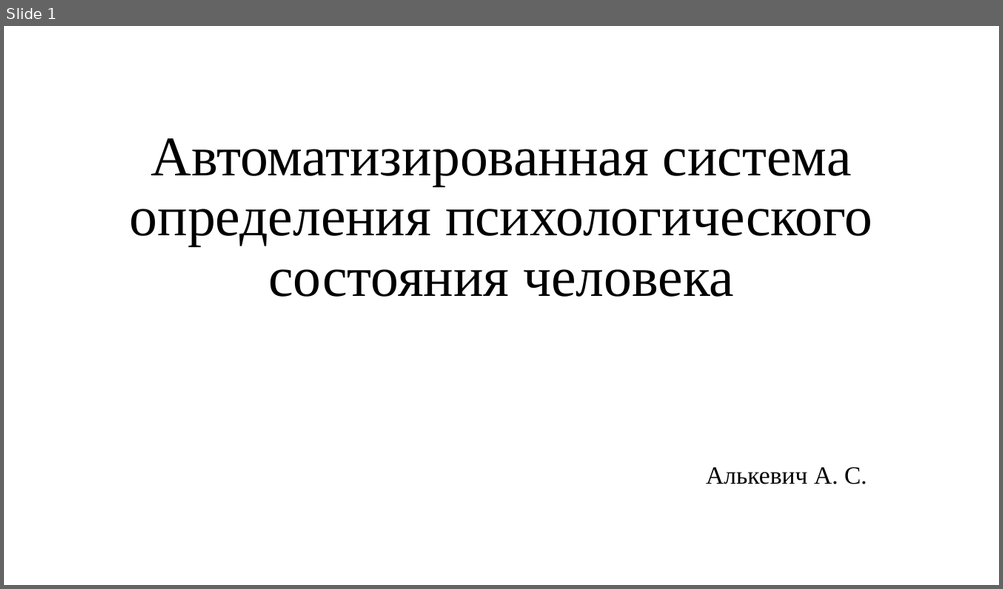
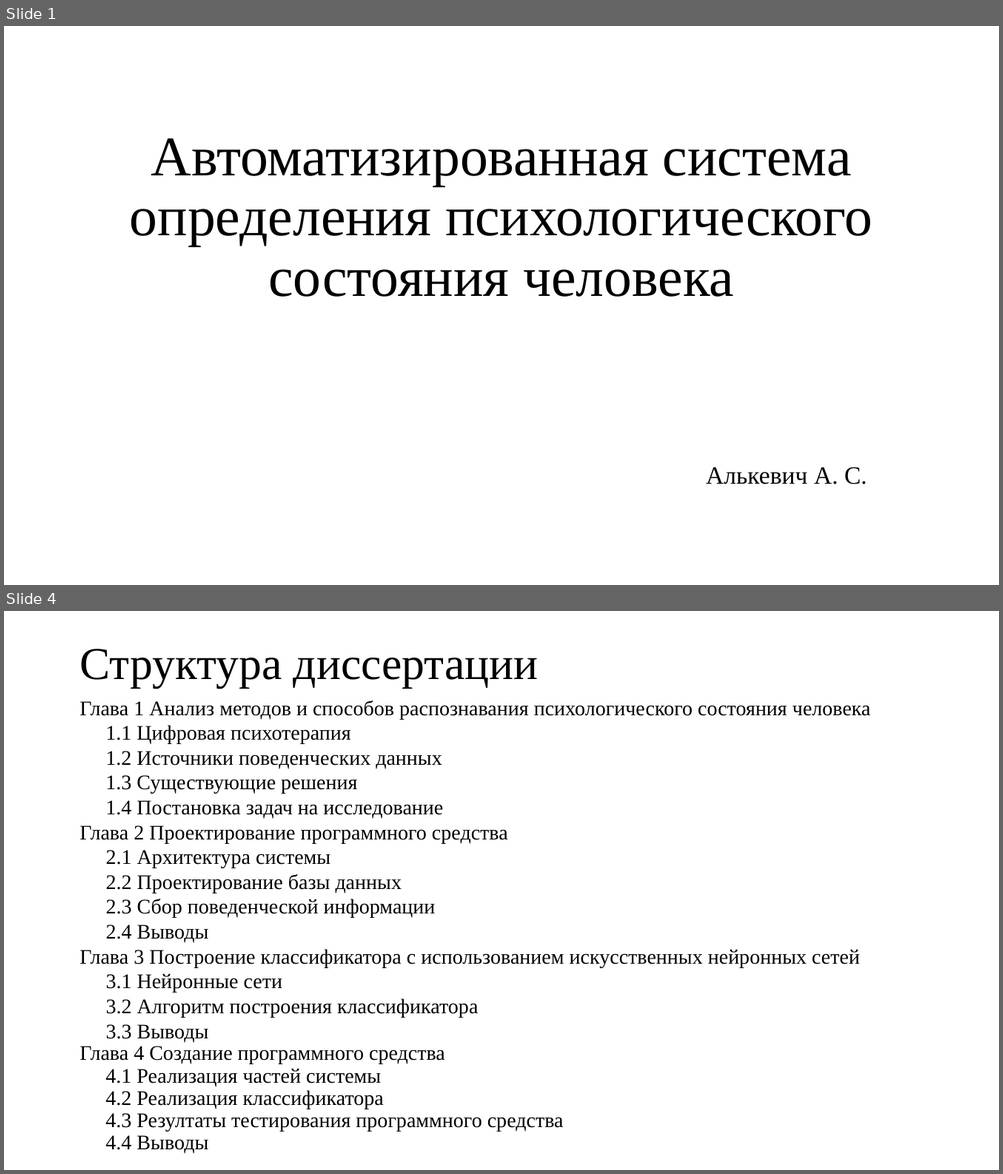
Before and after one commit to Wideweb/-digital-psychology-docs, a slide deck: Алькевич А.С/Презентация.pptx. Shown one above the other, each under a label of ours: slide 1 before the commit, slides 1 and 4 after it; the slides between them are not shown. The pictures are 1003x589 and 1003x1174 pixels, drawn with LibreOffice and Linux fonts; fonts in the diff are those of the drawing. Boxes give left, top, right and bottom in pixels: in the first picture for what was removed or moved away, otherwise in the second. Text is boxed around its words. In the diff, an @@ line names an element or a change of style, - is before the commit and + after.

```diff
--- a/Алькевич А.С/Презентация.pptx
+++ b/Алькевич А.С/Презентация.pptx
@@ slide 4 added at bbox=[4, 611, 999, 1170], background #FFFFFF @@
@@ text added at bbox=[79, 649, 538, 688], 44 pt, text #000000 @@
+Структура диссертации
@@ text added at bbox=[79, 701, 871, 1154], 20 pt, text #000000 @@
+Глава 1 Анализ методов и способов распознавания психологического состояния человека
+1.1 Цифровая психотерапия
+1.2 Источники поведенческих данных
+1.3 Существующие решения
+1.4 Постановка задач на исследование
+Глава 2 Проектирование программного средства
+2.1 Архитектура системы
+2.2 Проектирование базы данных
+2.3 Сбор поведенческой информации
+2.4 Выводы
+Глава 3 Построение классификатора с использованием искусственных нейронных сетей
+3.1 Нейронные сети
+3.2 Алгоритм построения классификатора
+3.3 Выводы
+Глава 4 Создание программного средства
+4.1 Реализация частей системы
+4.2 Реализация классификатора
+4.3 Резултаты тестирования программного средства
+4.4 Выводы
```
Also in this commit, not shown: 3 slides changed, 16 other slides added, 3 slides removed, 7 other files.
